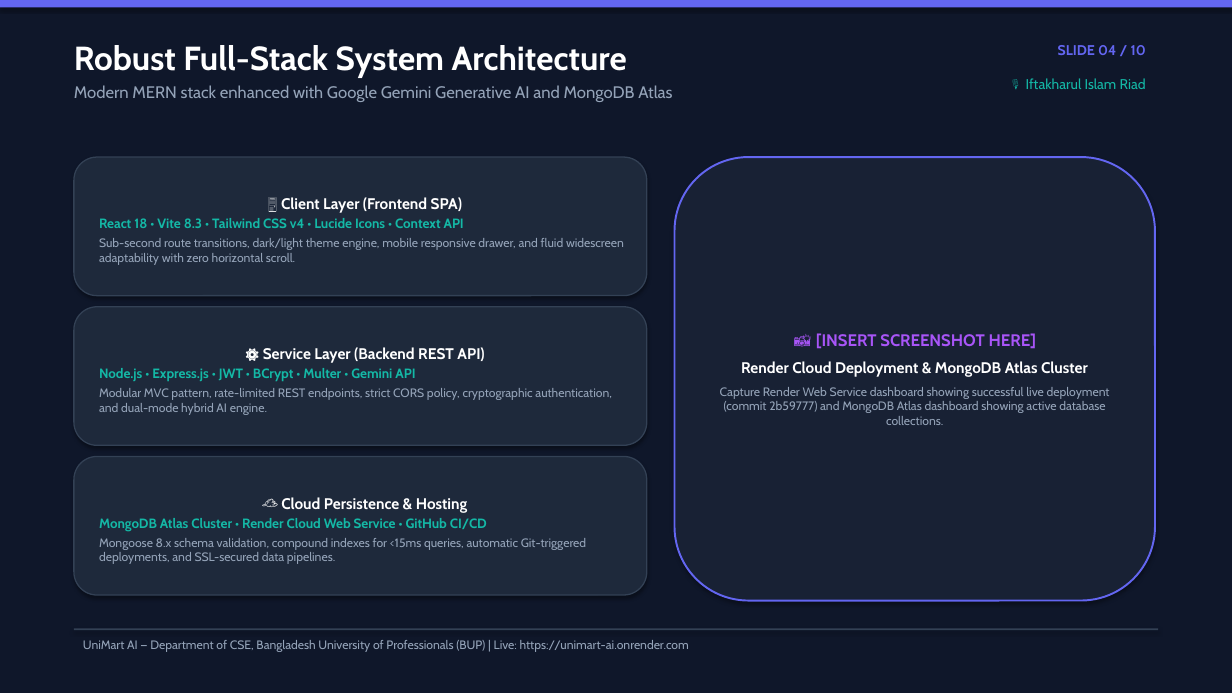
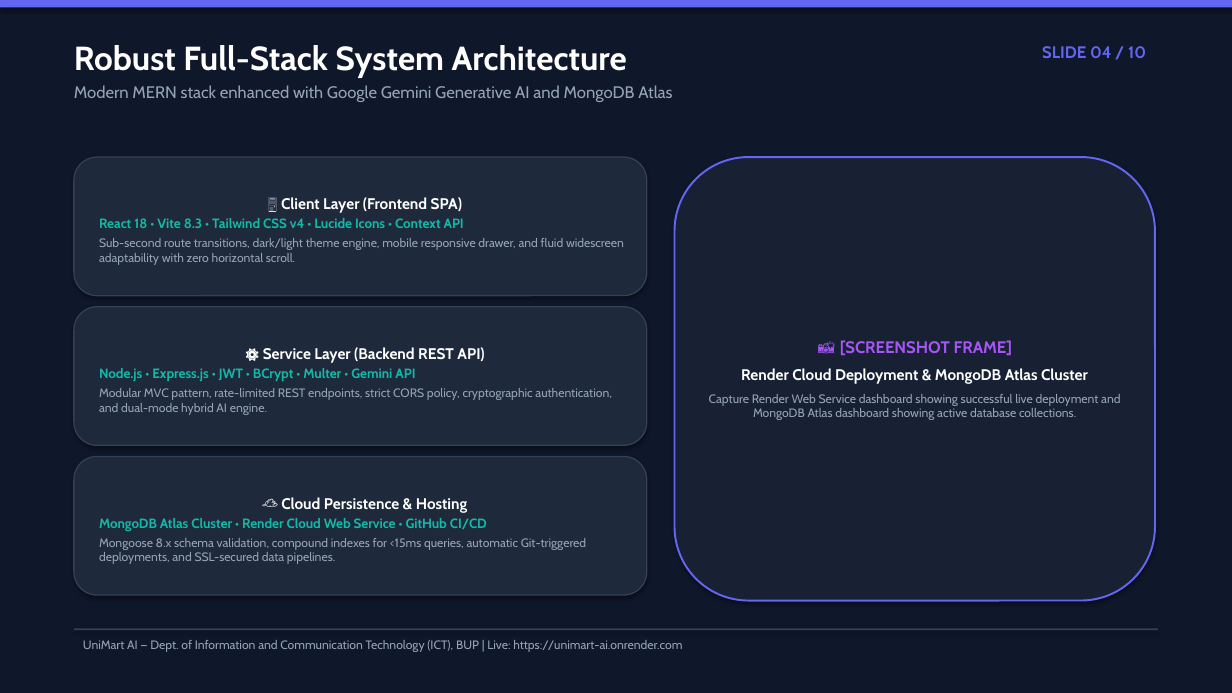
Before and after one commit to Delwar2004/unimart-ai, a slide deck: slide 4 of UniMart_AI_Defense_Presentation.pptx. Drawn at 1232x693 pixels with LibreOffice and Linux fonts; fonts in the diff are those of the drawing. Boxes give left, top, right and bottom in pixels: in the first picture for what was removed or moved away, otherwise in the second. Text is boxed around its words. In the diff, an @@ line names an element or a change of style, - is before the commit and + after.

Commit message:
Update department to ICT and remove presenter names from slide headers

```diff
--- a/UniMart_AI_Defense_Presentation.pptx
+++ b/UniMart_AI_Defense_Presentation.pptx
@@ text "SLIDE 04 / 10": place and size @@
-text "SLIDE 04 / 10" at (1026,45,1146,89)
+text "SLIDE 04 / 10" at (1042,46,1146,58)
@@ text "SLIDE 04 / 10" at (1042,46,1146,58): size 11 to 13 pt @@
@@ text at (1026,78,1146,89): paragraph removed @@
-🎙️ Iftakharul Islam Riad
@@ text at (840,340,1012,356): text changed @@
-📸 [INSERT SCREENSHOT HERE]
+📸 [SCREENSHOT FRAME]
@@ text at (709,394,1120,420): text changed @@
-Capture Render Web Service dashboard showing successful live deployment (commit 2b59777) and MongoDB Atlas dashboard showing active database collections.
+Capture Render Web Service dashboard showing successful live deployment and MongoDB Atlas dashboard showing active database collections.
@@ text at (83,640,682,652): text changed @@
-UniMart AI — Department of CSE, Bangladesh University of Professionals (BUP) | Live: https://unimart-ai.onrender.com
+UniMart AI — Dept. of Information and Communication Technology (ICT), BUP | Live: https://unimart-ai.onrender.com
```
Also in this commit, not shown: 9 other slides changed, 1 other file.
